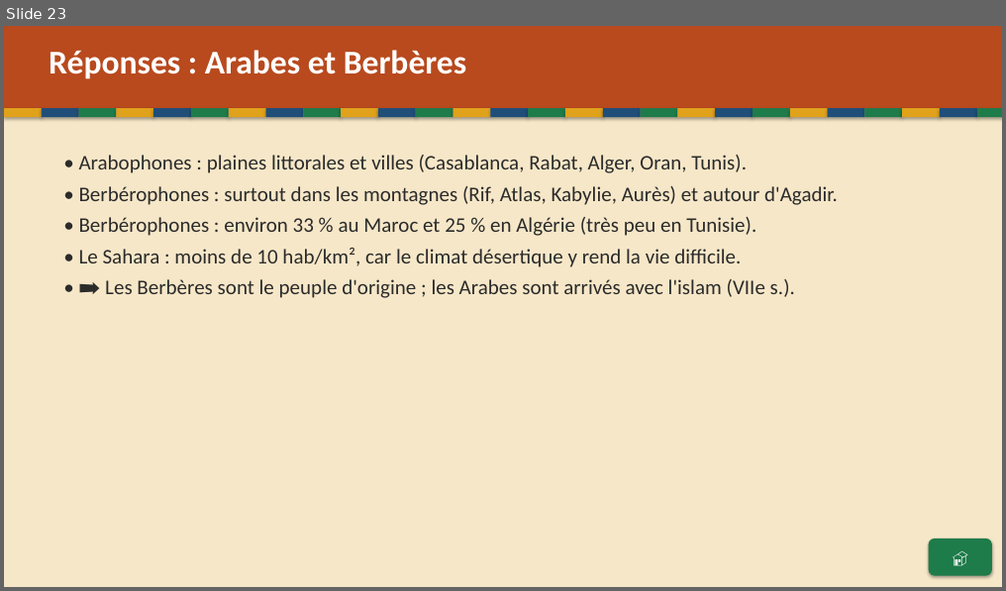
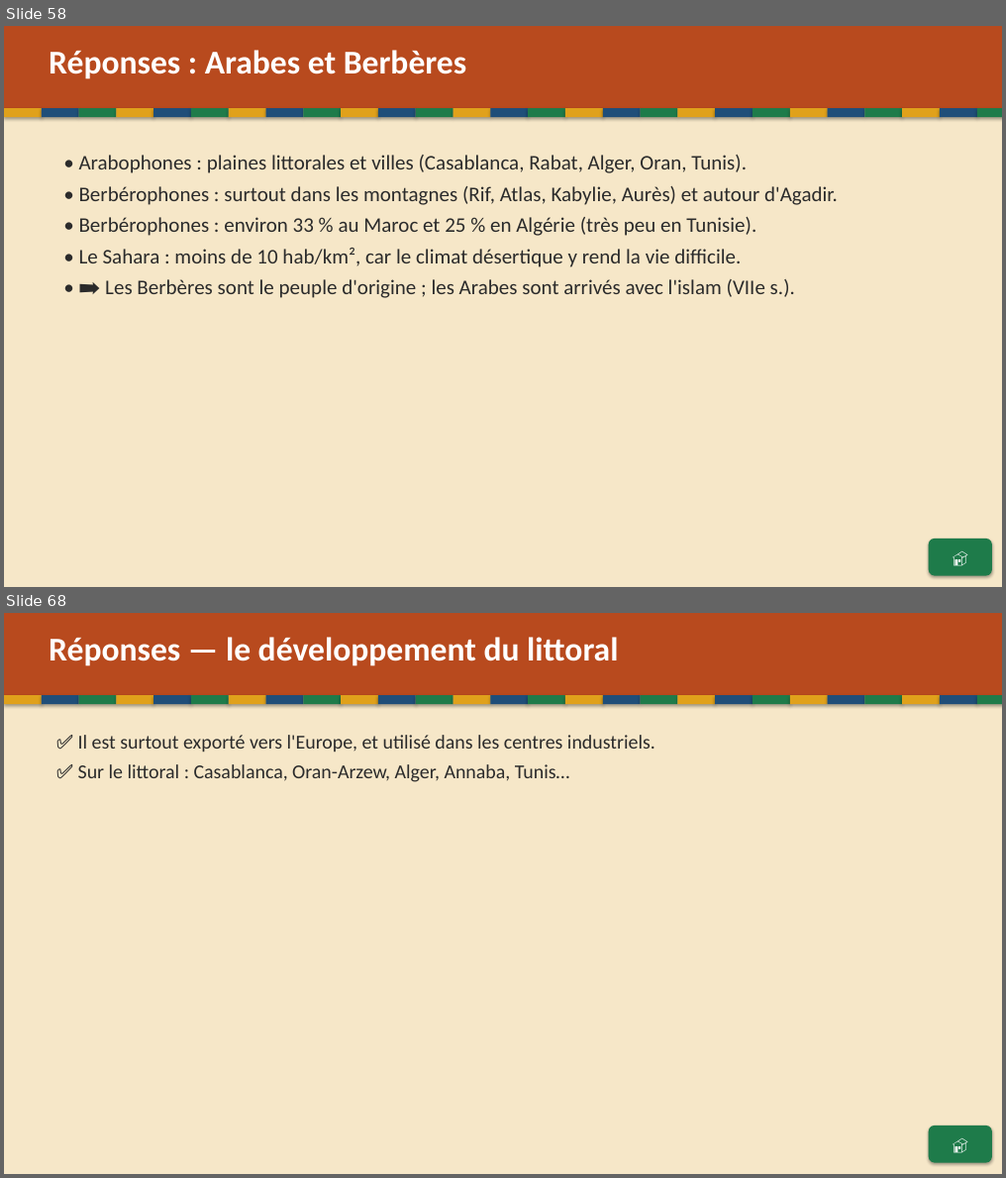
Before and after one commit to Paquereauman/Paquereauman, a slide deck: maghreb/maghreb-interactif.pptx. Shown one above the other, each under a label of ours: slide 23 before the commit, slides 58 and 68 after it; the slides between them are not shown. The pictures are 1006x591 and 1006x1178 pixels, drawn with LibreOffice and Linux fonts; fonts in the diff are those of the drawing. Boxes give left, top, right and bottom in pixels: in the first picture for what was removed or moved away, otherwise in the second. Text is boxed around its words. In the diff, an @@ line names an element or a change of style, - is before the commit and + after.

```diff
--- a/maghreb/maghreb-interactif.pptx
+++ b/maghreb/maghreb-interactif.pptx
@@ slide 68 added at <box>4,613,1002,1174</box>, background #FFFFFF @@
@@ rectangle added at <box>4,613,1002,1174</box>, fill #F6E7C8 @@
@@ rectangle added at <box>4,613,1002,695</box>, fill #B84A1E @@
@@ text added at <box>49,637,618,666</box>, 32 pt, text #FFFFFF, bold @@
+Réponses — le développement du littoral
@@ rectangle added at <box>4,695,42,704</box>, fill #E0A11B @@
@@ rectangle added at <box>42,695,79,704</box>, fill #1F4E79 @@
@@ rectangle added at <box>79,695,116,704</box>, fill #1E7B4A @@
@@ rectangle added at <box>116,695,153,704</box>, fill #E0A11B @@
@@ rectangle added at <box>153,695,191,704</box>, fill #1F4E79 @@
@@ rectangle added at <box>191,695,229,704</box>, fill #1E7B4A @@
@@ rectangle added at <box>229,695,266,704</box>, fill #E0A11B @@
@@ rectangle added at <box>266,695,303,704</box>, fill #1F4E79 @@
@@ rectangle added at <box>303,695,341,704</box>, fill #1E7B4A @@
@@ rectangle added at <box>341,695,378,704</box>, fill #E0A11B @@
@@ rectangle added at <box>378,695,416,704</box>, fill #1F4E79 @@
@@ rectangle added at <box>416,695,453,704</box>, fill #1E7B4A @@
@@ rectangle added at <box>453,695,491,704</box>, fill #E0A11B @@
@@ rectangle added at <box>491,695,528,704</box>, fill #1F4E79 @@
@@ rectangle added at <box>528,695,565,704</box>, fill #1E7B4A @@
@@ rectangle added at <box>565,695,603,704</box>, fill #E0A11B @@
@@ rectangle added at <box>603,695,641,704</box>, fill #1F4E79 @@
@@ rectangle added at <box>641,695,678,704</box>, fill #1E7B4A @@
@@ rectangle added at <box>678,695,715,704</box>, fill #E0A11B @@
@@ rectangle added at <box>715,695,752,704</box>, fill #1F4E79 @@
@@ rectangle added at <box>752,695,790,704</box>, fill #1E7B4A @@
@@ rectangle added at <box>790,695,828,704</box>, fill #E0A11B @@
@@ rectangle added at <box>828,695,865,704</box>, fill #1F4E79 @@
@@ rectangle added at <box>865,695,902,704</box>, fill #1E7B4A @@
@@ rectangle added at <box>902,695,940,704</box>, fill #E0A11B @@
@@ rectangle added at <box>940,695,977,704</box>, fill #1F4E79 @@
@@ rectangle added at <box>977,695,1002,704</box>, fill #1E7B4A @@
@@ text added at <box>78,735,655,782</box>, 19 pt, text #2B2B2B @@
+✅ Il est surtout exporté vers l'Europe, et utilisé dans les centres industriels.
+✅ Sur le littoral : Casablanca, Oran-Arzew, Alger, Annaba, Tunis…
@@ rounded rectangle added at <box>929,1126,992,1163</box>, fill #1E7B4A, 16 pt, text #FFFFFF, bold @@
+🏠
@@ what was slide 23 is now slide 58 @@
```
Also in this commit, not shown: 1 slide changed, 77 other slides added, 4 slides removed, 13 other files.
